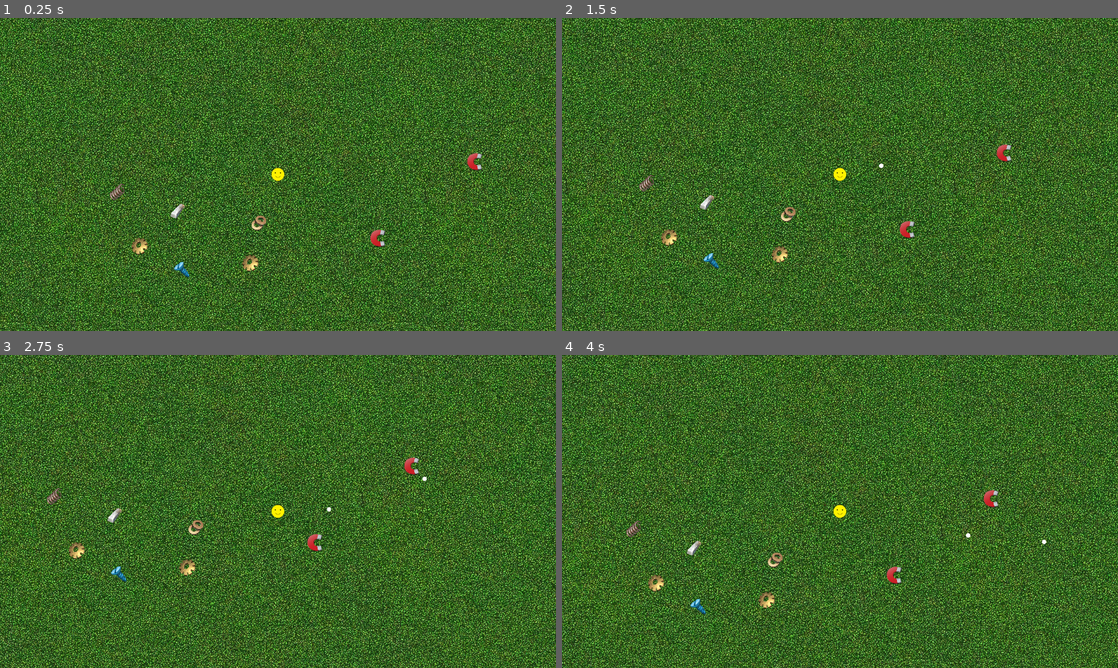
Above: before the commit, frames 1-4 (two rows, left to right).
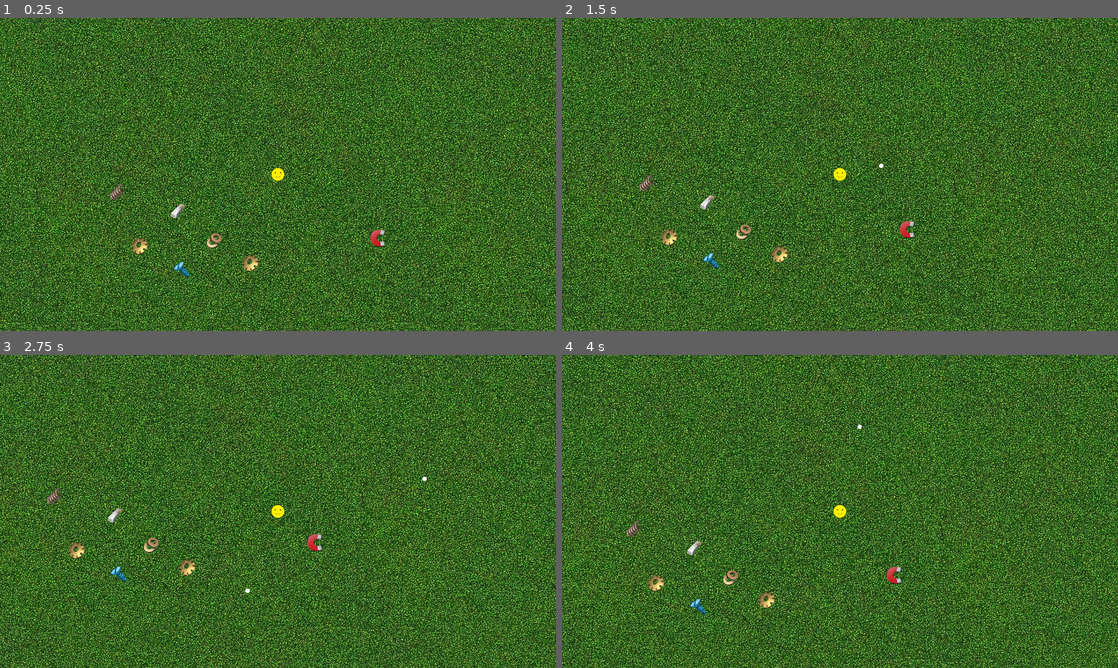
Above: after the commit, the same moments.

Repository: Posiden104/SurvivorGame-Godot
Game: Godot game, scene res://scenes/levels/Game.tscn
The game is run twice, just before and just after one commit, with the same random seed, the same clock (stepped at 60 frames per second) and the same inputs.
Inputs:
- Up to frame 1 (0.25 s): no input
- Up to frame 2 (1.5 s): tap Enter at 0.5 s; hold D (Right) 0.53-1.28 s; hold S (Down) from 1.28 s (still down)
- Up to frame 3 (2.75 s): release S (Down) at 2.03 s; hold D (Right) from 2.03 s (still down)
- Up to frame 4 (4 s): release D (Right) at 2.78 s; hold W (Up) 2.78-3.53 s; hold A (Left) from 3.53 s (still down)

The runs differ from the first frame. In frame 1, 0.3% of the frame differs, in the area x 37-87%, y 43-74%; in frame 2, 0.3%; in frame 3, 0.3%; in frame 4, 0.3%, in the area x 29-88%, y 22-74%.

Commit message:
bullet direction

Diff:
--- a/scenes/entities/player/Player.gd
+++ b/scenes/entities/player/Player.gd
@@ -2,17 +2,20 @@
 
 class_name  Player
 
-signal shoot_gun(bulletScene: PackedScene, global_position: Vector2)
+signal shoot_gun(bulletScene: PackedScene, global_position: Vector2, dir: Vector2)
 
 var speed = 100.0
 @export var scrap_amount: int
+var dir: Vector2 = Vector2.RIGHT
 
 func _physics_process(_delta):
 	set_velocity(Input.get_vector("Left", "Right", "Up", "Down").normalized() * speed)
+	if velocity.length() > 0:
+		dir = velocity
 	move_and_slide()
 
 func shootGun(bulletScene: PackedScene):
-	shoot_gun.emit(bulletScene, global_position)
+	shoot_gun.emit(bulletScene, global_position, dir)
 
 func increaseScrap():
 	scrap_amount += 1
--- a/scenes/levels/Game.tscn
+++ b/scenes/levels/Game.tscn
@@ -55,7 +55,7 @@
 position = Vector2(343, 409)
 
 [node name="Scrap5" parent="." instance=ExtResource("6_wf251")]
-position = Vector2(530, 437)
+position = Vector2(427, 478)
 
 [node name="Scrap6" parent="." instance=ExtResource("6_wf251")]
 position = Vector2(353, 544)
@@ -63,9 +63,6 @@
 [node name="Magnet" parent="." instance=ExtResource("7_658te")]
 position = Vector2(806, 472)
 
-[node name="Magnet2" parent="." instance=ExtResource("7_658te")]
-position = Vector2(1029, 296)
-
 [connection signal="shoot_gun" from="Player" to="ProjectileContainer" method="_on_player_shoot_gun"]
 [connection signal="spawn" from="Spawner" to="EnemyContainer" method="_on_spawner_spawn"]
 [connection signal="spawn" from="Spawner2" to="EnemyContainer" method="_on_spawner_spawn"]
--- a/scenes/levels/ProjectileContainer.gd
+++ b/scenes/levels/ProjectileContainer.gd
@@ -1,6 +1,7 @@
 extends Node2D
 
-func _on_player_shoot_gun(bulletScene:PackedScene, gp:Vector2):
-	var b = bulletScene.instantiate()
+func _on_player_shoot_gun(bulletScene:PackedScene, gp:Vector2, dir:Vector2):
+	var b = bulletScene.instantiate() as bullet
 	add_child(b)
+	b.dir = dir
 	b.global_position = gp
--- a/scenes/weapons/projectiles/bullet.gd
+++ b/scenes/weapons/projectiles/bullet.gd
@@ -1,9 +1,12 @@
 extends Node2D
+
+class_name bullet
 
 @export var speed:int = 250
 var damage = 1
 var hitLimit:int = 1
 var bulletLife:float = 10.0
+var dir = Vector2.RIGHT
 
 # Called when the node enters the scene tree for the first time.
 func _ready():
@@ -13,7 +16,7 @@
 
 # Called every frame. 'delta' is the elapsed time since the previous frame.
 func _process(delta):
-	position.x += speed * delta
+	position += dir.normalized() * speed * delta
 
 func hitBody():
 	hitLimit -= 1
